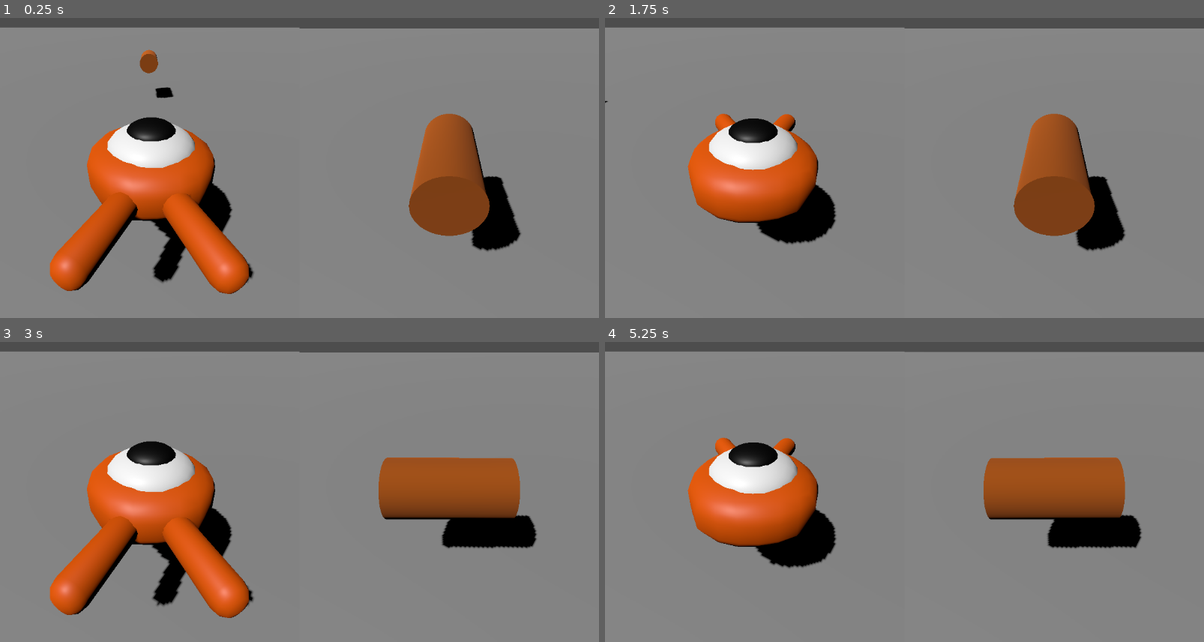
Above: before the commit, frames 1-4 (two rows, left to right).
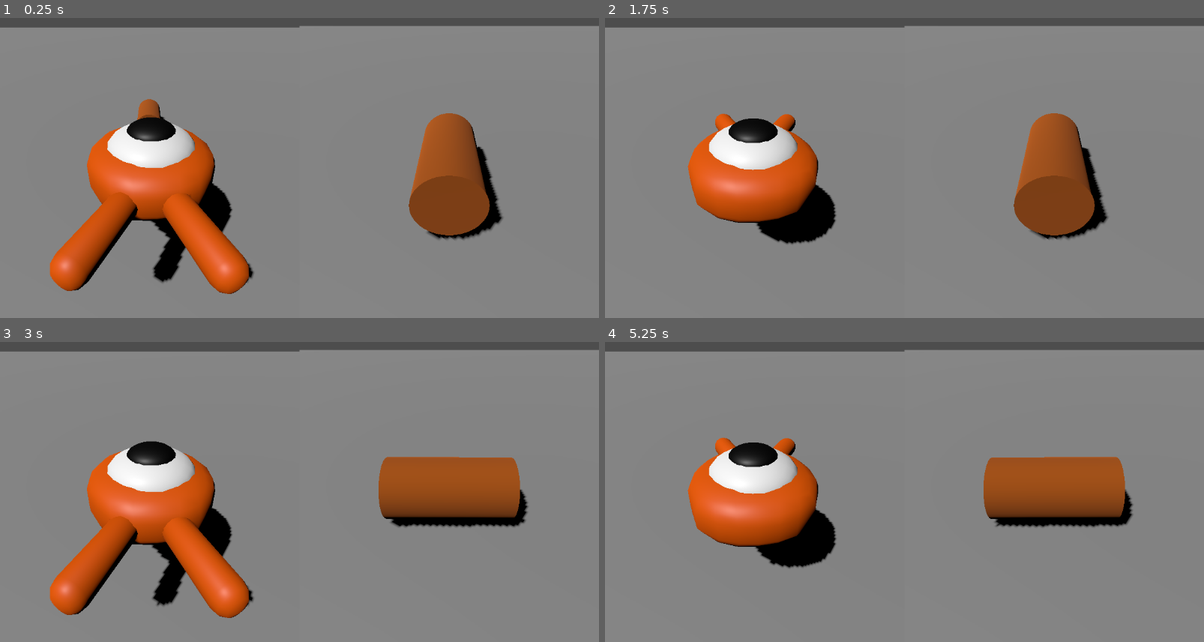
Above: after the commit, the same moments.

Repository: jensenq/folklore-gamejam
Game: Godot game, scene res://main.tscn
Same seed, same stepped clock (60 frames per second), same inputs: the game is played once before the commit and once after it.
Inputs:
- Up to frame 1 (0.25 s): no input
- Up to frame 2 (1.75 s): tap Enter at 0.5 s; hold D (p1_right) 0.53-1.28 s; hold Down (p2_back) 0.53-1.28 s; hold S (p1_back) from 1.28 s (still down); tap Up (p2_forward) at 1.35 s
- Up to frame 3 (3 s): release S (p1_back) at 2.03 s; hold D (p1_right) 2.03-2.78 s; hold Left (p2_left) 2.03-2.78 s; hold W (p1_forward) from 2.78 s (still down); tap Right (p2_right) at 2.85 s
- Up to frame 4 (5.25 s): release W (p1_forward) at 3.53 s; hold Down (p2_back) 3.53-4.28 s; hold A (p1_left) 3.53-5.03 s; tap Up (p2_forward) at 4.35 s; hold S (p1_back) from 5.03 s (still down); hold Left (p2_left) from 5.03 s (still down)

The runs differ from the first frame. In frame 1, 2.1% of the frame differs, in the area x 22-100%, y 2-78%; in frame 2, 1.6%; in frame 3, 2.1%; in frame 4, 1.9%.

Commit message:
collision started

Diff:
--- a/kraken.gd
+++ b/kraken.gd
@@ -1,12 +1,30 @@
 extends CharacterBody3D
 
-# How fast the player moves in meters per second.
+signal hit
 @export var speed = 14
+var target_velocity = Vector3.ZERO
 
-var target_velocity = Vector3.ZERO
+func detect_collision():
+
+	# Iterate through all collisions that occurred this frame
+	for index in range(get_slide_collision_count()):
+		# We get one of the collisions with the player
+		var collision = get_slide_collision(index)
+
+		# If the collision is with ground
+		if collision.get_collider() == null:
+			continue
+
+		# If the collider is with a mob
+		if collision.get_collider().is_in_group("ship"):
+			var ship = collision.get_collider()
+			#print("ship and kraken collided")
 
 
 func _physics_process(delta):
+
+	detect_collision()
+
 	var direction = Vector3.ZERO
 
 	if Input.is_action_pressed("p1_right"):
@@ -29,3 +47,11 @@
 	# Moving the Character
 	velocity = target_velocity
 	move_and_slide()
+
+func die():
+	hit.emit()
+	queue_free()
+
+func _on_hit_detector_body_entered(body):
+	die()
+	print("ship hit")
--- a/kraken.tscn
+++ b/kraken.tscn
@@ -6,7 +6,8 @@
 [sub_resource type="SphereShape3D" id="SphereShape3D_ltego"]
 radius = 1.1521
 
-[node name="kraken" type="CharacterBody3D"]
+[node name="kraken" type="CharacterBody3D" groups=["kraken"]]
+collision_mask = 6
 script = ExtResource("1_juglr")
 
 [node name="pivot" type="Node3D" parent="."]
--- a/main.tscn
+++ b/main.tscn
@@ -17,6 +17,7 @@
 shadow_enabled = true
 
 [node name="ground" type="StaticBody3D" parent="."]
+collision_layer = 5
 
 [node name="CollisionShape3D" type="CollisionShape3D" parent="ground"]
 shape = SubResource("BoxShape3D_bj56f")
@@ -45,9 +46,8 @@
 
 [node name="SubViewportContainer2" type="SubViewportContainer" parent="."]
 offset_left = 576.0
-offset_top = 1.0
 offset_right = 1152.0
-offset_bottom = 649.0
+offset_bottom = 648.0
 stretch = true
 
 [node name="SubViewport" type="SubViewport" parent="SubViewportContainer2"]
--- a/project.godot
+++ b/project.godot
@@ -67,3 +67,9 @@
 "events": [Object(InputEventKey,"resource_local_to_scene":false,"resource_name":"","device":-1,"window_id":0,"alt_pressed":false,"shift_pressed":false,"ctrl_pressed":false,"meta_pressed":false,"pressed":false,"keycode":0,"physical_keycode":47,"key_label":0,"unicode":47,"echo":false,"script":null)
 ]
 }
+
+[layer_names]
+
+3d_physics/layer_1="kraken"
+3d_physics/layer_2="ship"
+3d_physics/layer_3="world"
--- a/ship.tscn
+++ b/ship.tscn
@@ -7,10 +7,13 @@
 [sub_resource type="StandardMaterial3D" id="StandardMaterial3D_fx232"]
 albedo_color = Color(0.647059, 0.309804, 0.00392157, 1)
 
-[sub_resource type="SphereShape3D" id="SphereShape3D_ltego"]
-radius = 1.20308
+[sub_resource type="CylinderShape3D" id="CylinderShape3D_emph5"]
 
-[node name="ship" type="CharacterBody3D"]
+[sub_resource type="CylinderShape3D" id="CylinderShape3D_mb1y7"]
+
+[node name="ship" type="CharacterBody3D" groups=["ship"]]
+collision_layer = 2
+collision_mask = 0
 script = ExtResource("1_juglr")
 
 [node name="pivot" type="Node3D" parent="."]
@@ -21,4 +24,16 @@
 surface_material_override/0 = SubResource("StandardMaterial3D_fx232")
 
 [node name="CollisionShape3D" type="CollisionShape3D" parent="."]
-shape = SubResource("SphereShape3D_ltego")
+transform = Transform3D(1, 0, -1.5246e-23, -1.5246e-23, -4.37114e-08, -1, 0, 1, -4.37114e-08, 0, 0, 0)
+shape = SubResource("CylinderShape3D_emph5")
+
+[node name="hit_detector" type="Area3D" parent="."]
+collision_layer = 2
+collision_mask = 5
+monitorable = false
+
+[node name="CollisionShape3D" type="CollisionShape3D" parent="hit_detector"]
+transform = Transform3D(1.25, -8.71967e-16, -1.90574e-23, -1.90574e-23, -5.46392e-08, 1.25, -8.71967e-16, -1.25, -5.46392e-08, 0, 0, 0)
+shape = SubResource("CylinderShape3D_mb1y7")
+
+[connection signal="body_entered" from="hit_detector" to="." method="_on_hit_detector_body_entered"]
Not shown, changed: scales.png.import
Not shown: 1 places in ship.tscn that only renumber resources
